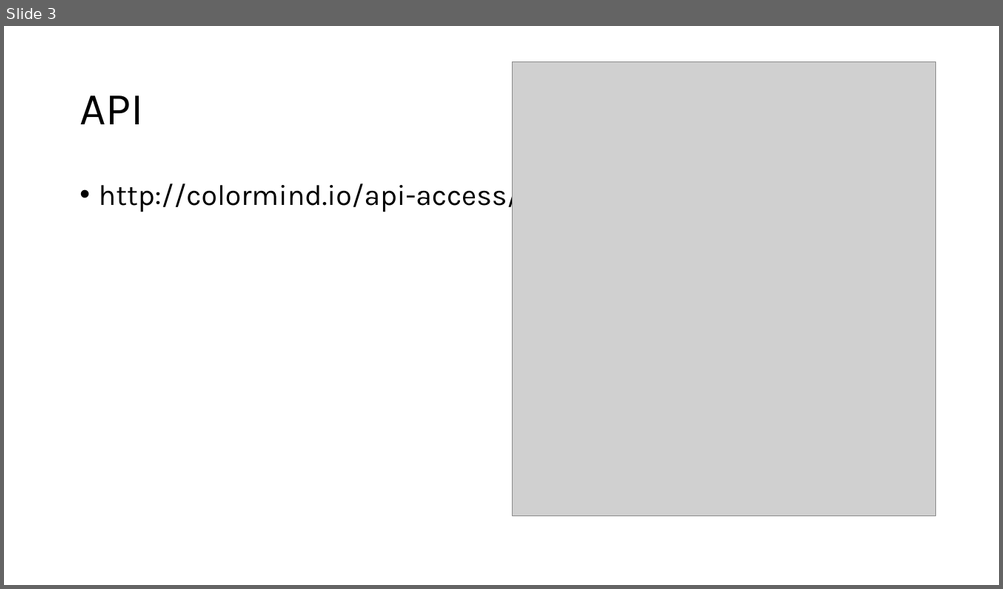
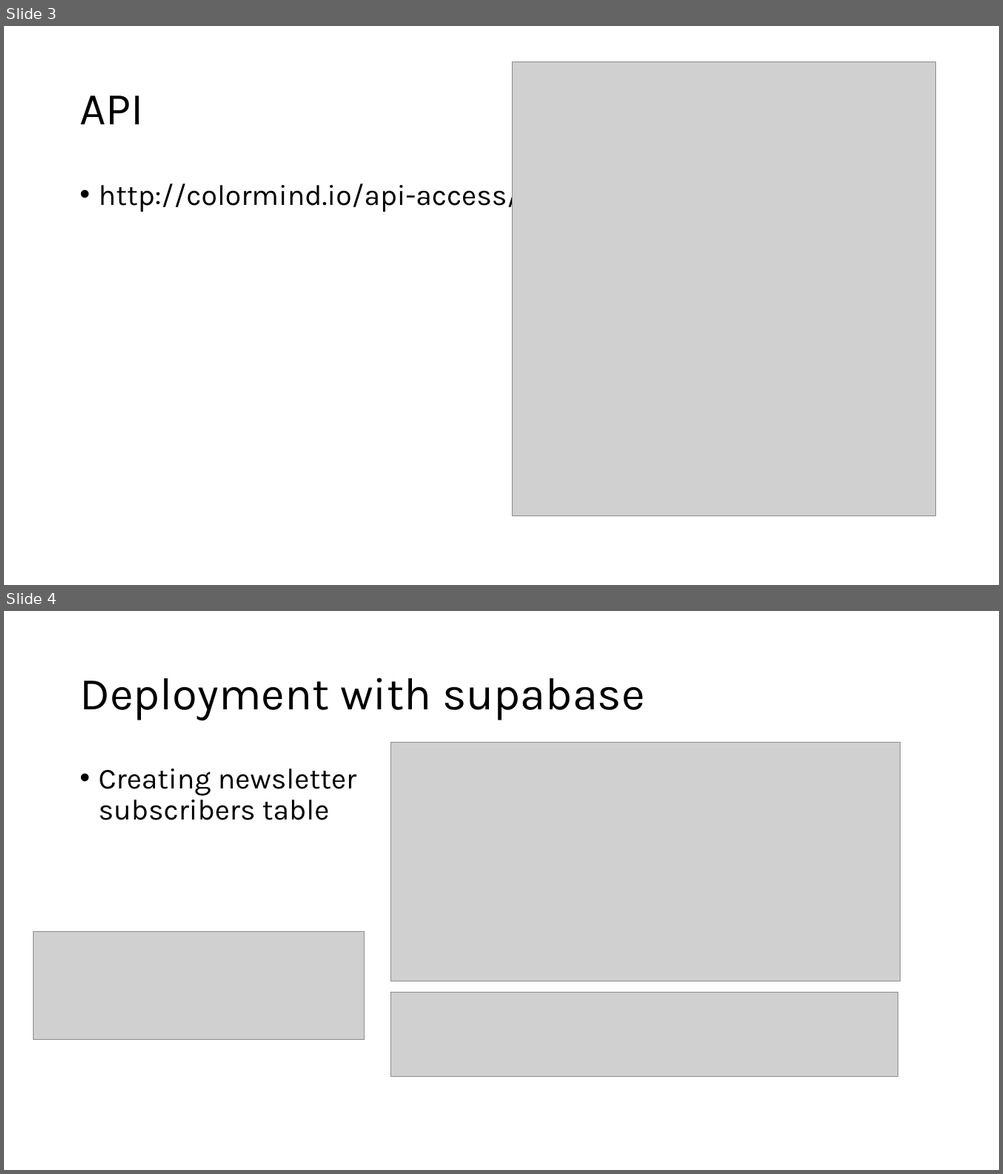
Before and after one commit to RhiMair/knit_too_shabby_blog, a slide deck: Blog Coursework.pptx. Shown one above the other, each under a label of ours: slide 3 before the commit, slides 3 and 4 after it. The pictures are 1003x589 and 1003x1174 pixels, drawn with LibreOffice and Linux fonts; fonts in the diff are those of the drawing; grey boxes stand for pictures. Boxes give left, top, right and bottom in pixels: in the first picture for what was removed or moved away, otherwise in the second. Text is boxed around its words. In the diff, an @@ line names an element or a change of style, - is before the commit and + after.

Commit message:
supabase integration

```diff
--- a/Blog Coursework.pptx
+++ b/Blog Coursework.pptx
@@ slide 4 added at bbox=[4, 611, 999, 1170], background #FFFFFF @@
@@ title added at bbox=[79, 678, 645, 721], 44 pt, text #000000 @@
+Deployment with supabase
@@ picture added at bbox=[390, 742, 900, 982] @@
@@ text added at bbox=[99, 769, 356, 820], 28 pt, text #000000 @@
+• Creating newsletter subscribers table
@@ picture added at bbox=[33, 932, 364, 1040] @@
@@ picture added at bbox=[390, 992, 898, 1076] @@
```
Also in this commit, not shown: 2 other files.
